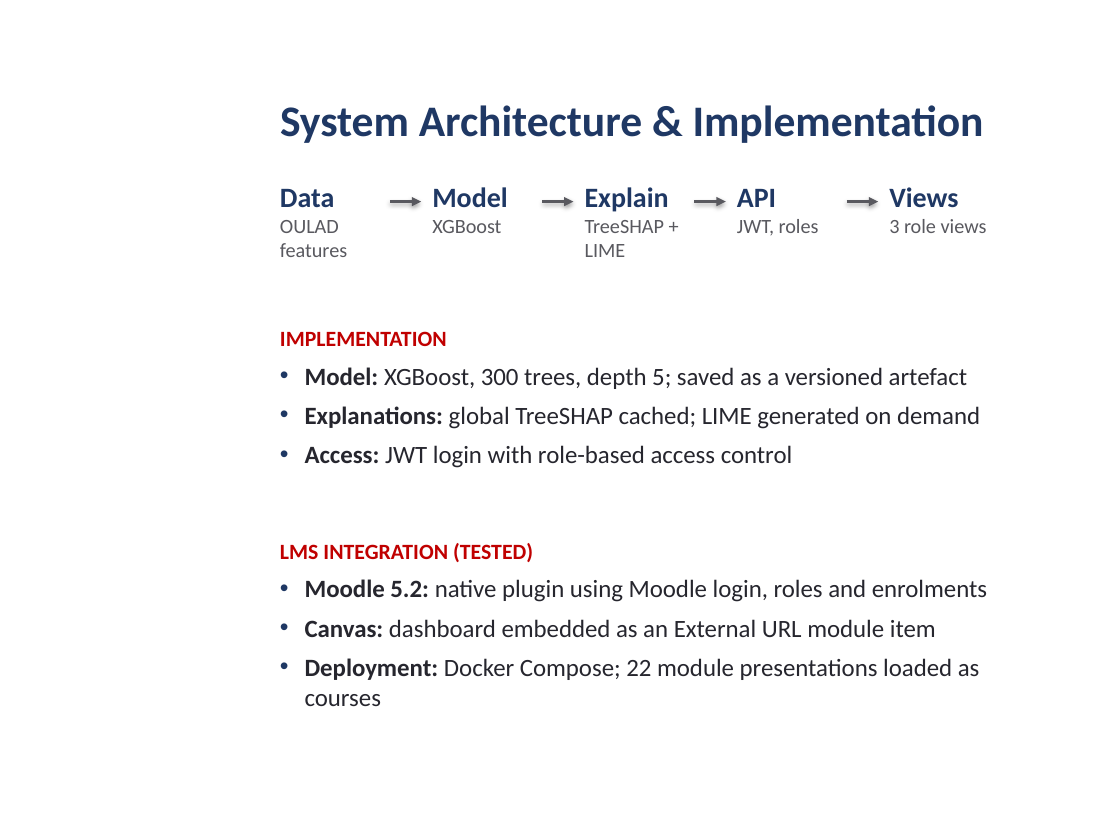
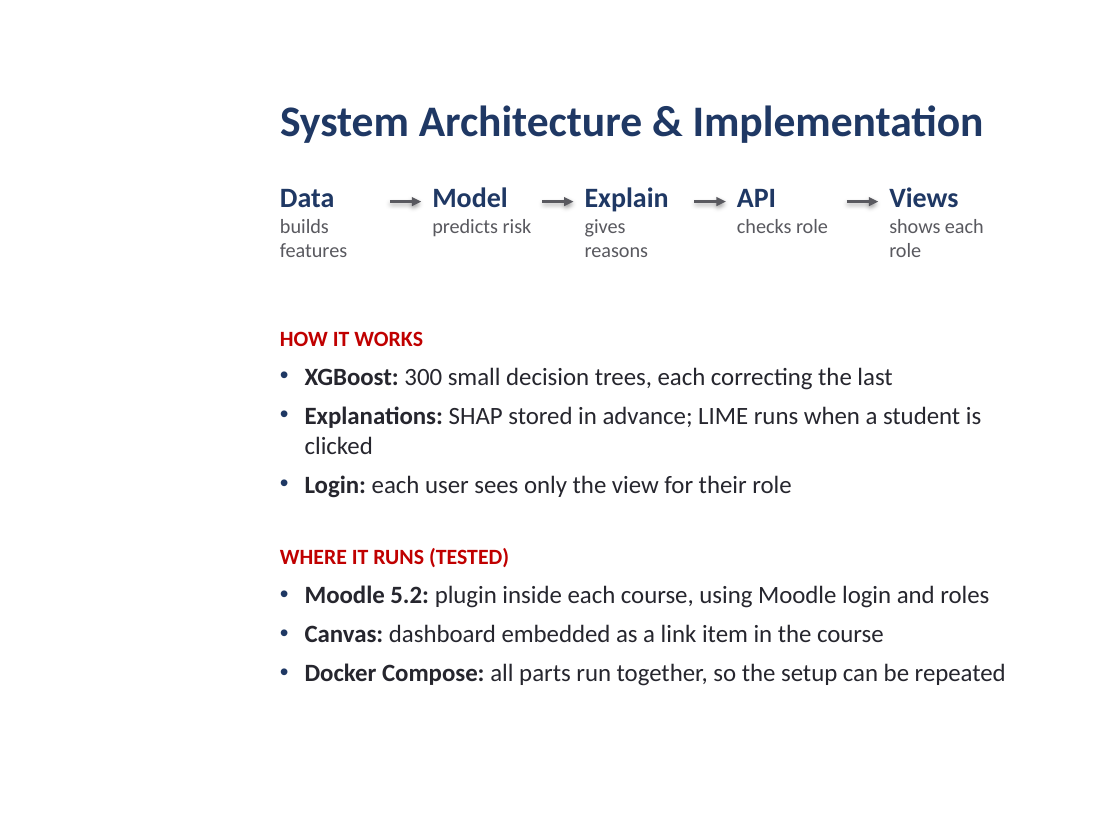
Before and after one commit to daniel-larry/python-run-result, a slide deck: slide 6 of Internal_Defense_Presentation.pptx. Drawn at 1120x840 pixels with LibreOffice and Linux fonts; fonts in the diff are those of the drawing; background and template pictures are left out. Boxes give left, top, right and bottom in pixels: in the first picture for what was removed or moved away, otherwise in the second. Text is boxed around its words. In the diff, an @@ line names an element or a change of style, - is before the commit and + after.

```diff
--- a/Internal_Defense_Presentation.pptx
+++ b/Internal_Defense_Presentation.pptx
@@ text at [280,219,347,257]: text changed @@
-OULAD features
+builds features
@@ text at [432,219,532,237]: text changed @@
-XGBoost
+predicts risk
@@ text at [585,219,648,257]: text changed @@
-TreeSHAP + LIME
+gives reasons
@@ text at [737,219,828,233]: text changed @@
-JWT, roles
+checks role
@@ text at [889,219,984,257]: text changed @@
-3 role views
+shows each role
@@ text at [280,331,981,498]: text changed @@
-IMPLEMENTATION
-• Model: XGBoost, 300 trees, depth 5; saved as a versioned artefact
-• Explanations: global TreeSHAP cached; LIME generated on demand
-• Access: JWT login with role-based access control
+HOW IT WORKS
+• XGBoost: 300 small decision trees, each correcting the last
+• Explanations: SHAP stored in advance; LIME runs when a student is clicked
+• Login: each user sees only the view for their role
@@ text at [280,548,1006,686]: text changed @@
-LMS INTEGRATION (TESTED)
-• Moodle 5.2: native plugin using Moodle login, roles and enrolments
-• Canvas: dashboard embedded as an External URL module item
-• Deployment: Docker Compose; 22 module presentations loaded as courses
+WHERE IT RUNS (TESTED)
+• Moodle 5.2: plugin inside each course, using Moodle login and roles
+• Canvas: dashboard embedded as a link item in the course
+• Docker Compose: all parts run together, so the setup can be repeated
```
Also in this commit, not shown: 4 other slides changed.
